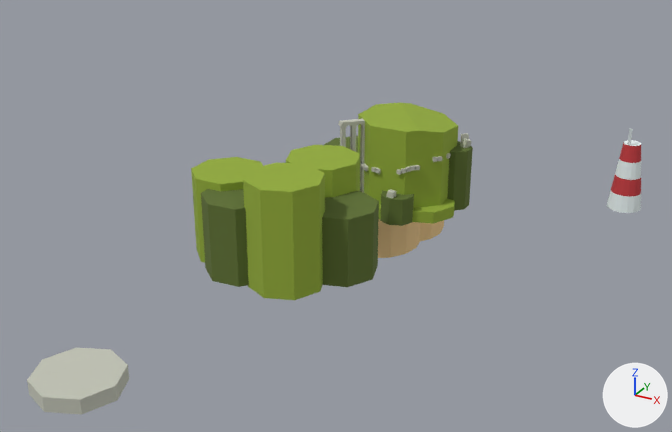
The Blender file Scenes/islands/jungle/jungle.blend, before and after one commit.
The view is the same before and after, from a 50 mm camera at (247.0, -533.0, 219.0) aimed at (32.0, -143.0, 24.0). Lighting does not change. The marker at lower right points along +X, +Y and +Z.

Objects in the first picture: 'beach-col.001', 'ground-col.007', 'ground-col.008', 'ground-col.009', 'ground-col.010', 'ground-col.012', 'ground-col.013', 'ground-col.015', 'ground-col.016', 'ground-col.017', 'ground-col.018', 'lighthouse-col'.
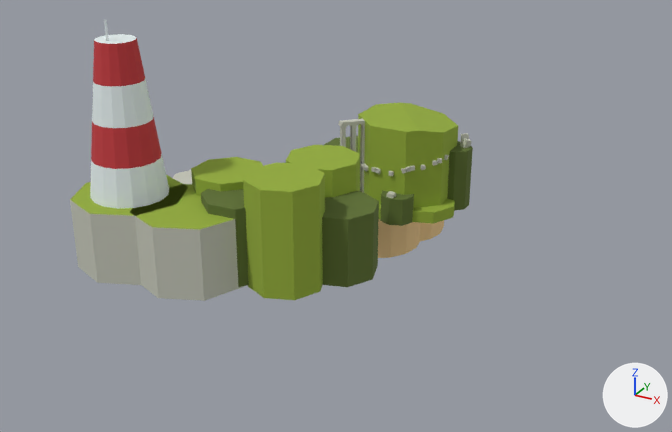
Edits to the bpy script that builds the scene:
```text
Change me_cylinder_001:
    where me_cylinder_001.from_pydata(...)  # 80 vertices, 66 faces; spans x -10.0..10.0, y -10.0..10.0, z 0.0..40.0
    used by ob_lighthouse_col; location = (150.0, 0.0, 0.0)
    me_cylinder_001 part 1: the whole mesh is scaled about the mesh origin by 2
Add me_cylinder_030:
    me_cylinder_030.from_pydata([(0.0, 30.0, -1.0), (0.0, 30.0, 37.0), (21.2, 21.2, -1.0), (21.2, 21.2, 37.0), (30.0, 0.0, -1.0), (30.0, 0.0, 37.0), (21.2, -21.2, -1.0), (21.2, -21.2, 37.0), (0.0, -30.0, -1.0), (0.0, -30.0, 37.0), (-21.2, -21.2, -1.0), (-21.2, -21.2, 37.0), (-30.0, 0.0, -1.0), (-30.0, 0.0, 37.0), (-21.2, 21.2, -1.0), (-21.2, 21.2, 37.0)], [], [(0, 1, 3, 2), (2, 3, 5, 4), (4, 5, 7, 6), (6, 7, 9, 8), (8, 9, 11, 10), (10, 11, 13, 12), (3, 1, 15, 13, 11, 9, 7, 5), (12, 13, 15, 14), (14, 15, 1, 0), (0, 2, 4, 6, 8, 10, 12, 14)])
    for i in [6]: me_cylinder_030.polygons[i].material_index = 1
    me_cylinder_030.materials.append(mat_c4c6b8)  # light grey #c4c6b8
    me_cylinder_030.materials.append(mat_94ad39)  # green #94ad39
Change ob_lighthouse_col:
    ob_lighthouse_col.location: (150.0, 0.0, 0.0) -> (-60.0, -195.0, 37.0)
Change ob_railing:
    ob_railing.location: (0.0, 0.0, 40.0) -> (0.0, 0.0, 80.0)
Change ob_rock_col_011:
    ob_rock_col_011.location: (39.0, -81.7, 28.8) -> (34.0, -81.7, 27.0)
Change ob_rock_col_018:
    ob_rock_col_018.location: (47.6, -75.6, 31.3) -> (50.1, -73.1, 31.1)
Change ob_ground_col_018:
    ob_ground_col_018.location: (-2.0, -300.0, 0.0) -> (-87.0, -100.0, 0.0)
Add ob_ground_col_021:
    ob_ground_col_021 = bpy.data.objects.new('ground-col.021', me_cylinder_030)
    ob_ground_col_021.location = (-60.0, -195.0, 0.0)
Add ob_ground_col_020:
    ob_ground_col_020 = bpy.data.objects.new('ground-col.020', me_cylinder_030.copy())
    ob_ground_col_020.location = (-23.0, -193.0, 0.0)
```

Boxes (x1, y1, x2, y2) around the edits, measured in the pictures (672 x 432 px):
'lighthouse-col', mesh rescaled, moved (129% wider, 138% taller): before (607, 140, 641, 213); after (90, 34, 169, 209)
'ground-col.020', added: after (131, 184, 244, 301)
    faces in mat_c4c6b8 (light grey #c4c6b8): (135, 216, 244, 301)
    faces in mat_94ad39 (green #94ad39): (131, 184, 233, 230)
'ground-col.021', added: after (70, 175, 186, 285)
    faces in mat_c4c6b8 (light grey #c4c6b8): (70, 200, 141, 285)
    faces in mat_94ad39 (green #94ad39): (70, 175, 186, 216)
'ground-col.018', moved: before (27, 347, 129, 415); after (173, 170, 192, 185)
'railing', moved: before (627, 128, 633, 146); after (104, 19, 109, 41)
'rock-col.018', moved: before (415, 165, 420, 170); after (420, 165, 426, 170)
'rock-col.011', moved: before (397, 169, 402, 175); after (389, 171, 394, 176)
